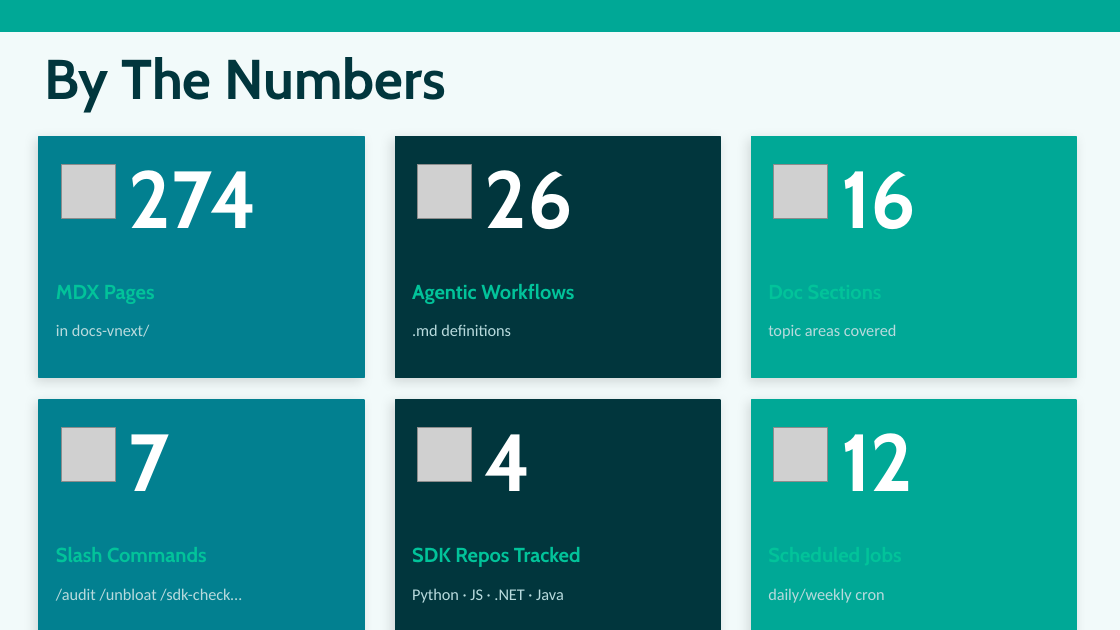
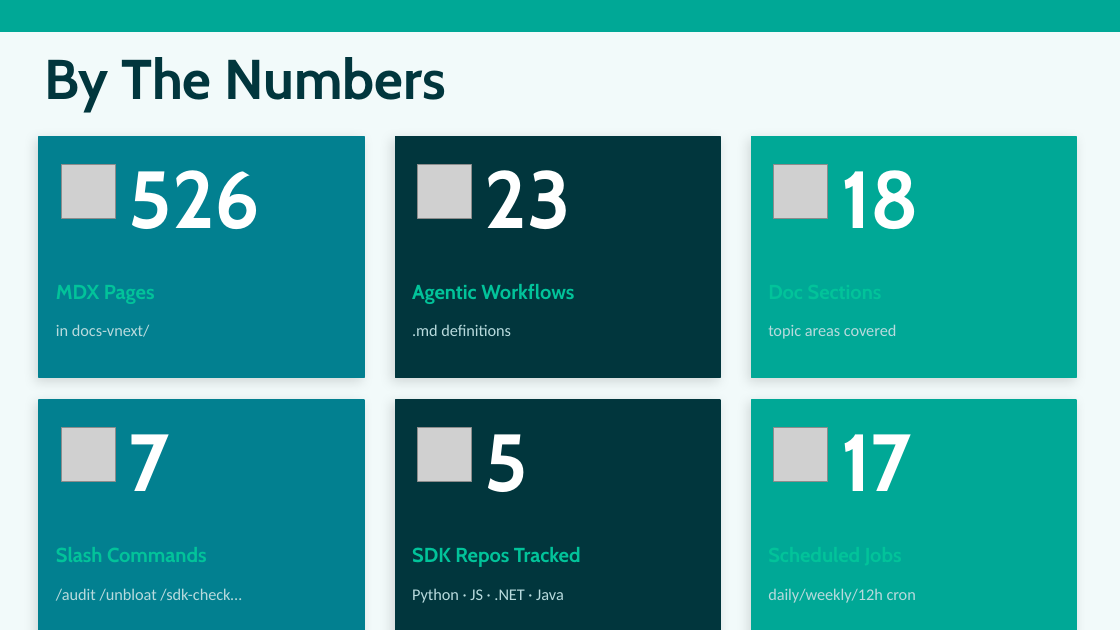
Before and after one commit to nicholasdbrady/foundry-docs, a slide deck: slide 14 of slides/foundry-docs-overview.pptx (slide 11 before the commit). Drawn at 1120x630 pixels with LibreOffice and Linux fonts; fonts in the diff are those of the drawing; grey boxes stand for pictures. Boxes give left, top, right and bottom in pixels: in the first picture for what was removed or moved away, otherwise in the second. Text is boxed around its words. In the diff, an @@ line names an element or a change of style, - is before the commit and + after.

```diff
--- a/slides/foundry-docs-overview.pptx
+++ b/slides/foundry-docs-overview.pptx
@@ text at [129, 170, 261, 229]: text changed @@
-274
+526
@@ text at [485, 170, 571, 229]: text changed @@
-26
+23
@@ text at [841, 170, 920, 229]: text changed @@
-16
+18
@@ text at [485, 434, 528, 492]: text changed @@
-4
+5
@@ text at [841, 434, 912, 491]: text changed @@
-12
+17
@@ text at [768, 588, 916, 603]: text changed @@
-daily/weekly cron
+daily/weekly/12h cron
```
Also in this commit, not shown: 8 other slides changed, 3 slides added, 1 other file.
